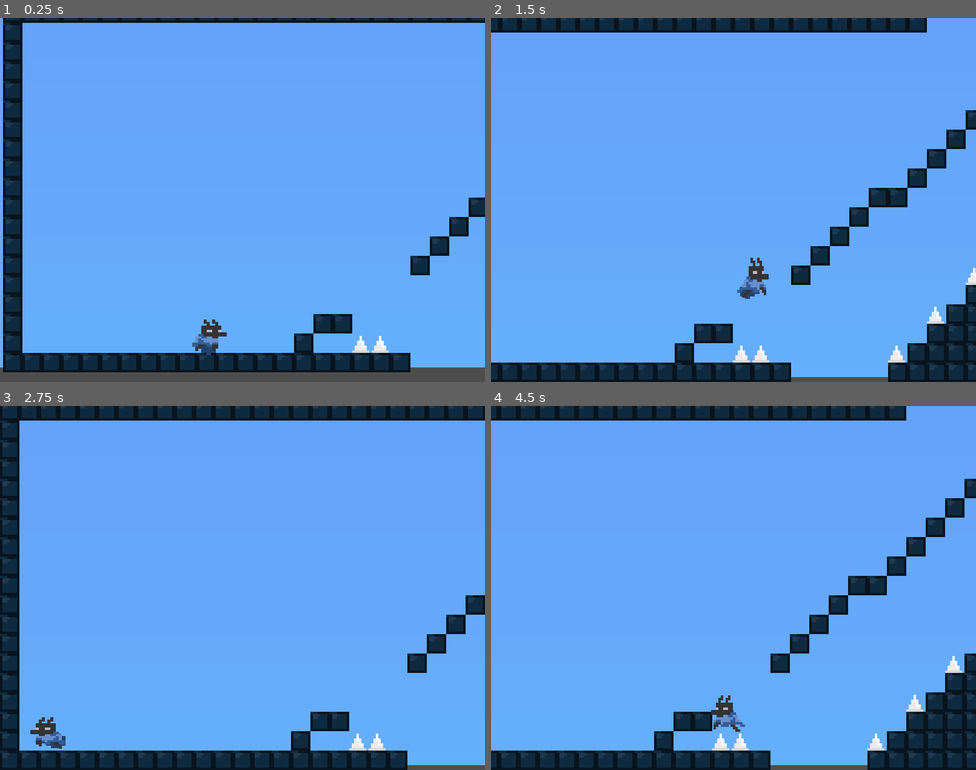
Above: before the commit, frames 1-4 (two rows, left to right).
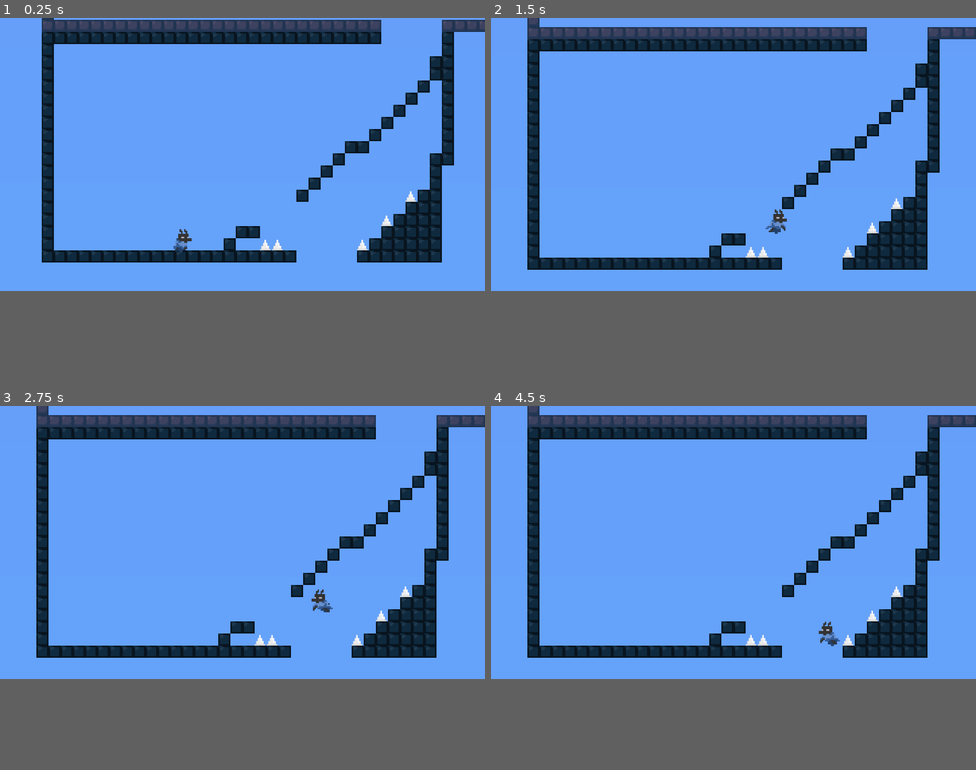
Above: after the commit, the same moments.

Repository: leafcabral/leafs-arcade
Game: Godot game, scene res://main/game_root.tscn
Two runs of this game, one before a commit and one after it. Both use one fixed random seed, a clock stepped at 60 frames per second and the inputs below.
Inputs:
- Up to frame 1 (0.25 s): no input
- Up to frame 2 (1.5 s): hold Right (move_right) from 0.53 s (still down); tap Down (crouch) at 0.6 s; tap Space (jump) at 0.77, 0.8, 1.07, 1.35 s
- Up to frame 3 (2.75 s): tap Space (jump) at 1.52, 1.82, 2.3 s; tap Down (crouch) at 1.55 s; release Right (move_right) at 2.03 s; hold Left (move_left) from 2.03 s (still down); tap Z (climb) at 2.1 s
- Up to frame 4 (4.5 s): release Left (move_left) at 2.78 s; hold Right (move_right) 2.78-4.28 s; tap Down (crouch) at 2.85, 3.6 s; tap Space (jump) at 3.02, 3.32, 3.77, 3.8, 4.07, 4.35 s; hold Left (move_left) from 4.28 s (still down)
In our replay, the window is 800x600 before the commit and 800x450 after it. These sizes can differ from the game's own. Grey fills any space a smaller window leaves; there, only what the larger window draws over its background counts as a difference.

The runs differ from the first frame. In frame 1, 26% of the frame differs, in the area x 0-100%, y 0-100%; in frame 2, 25%; in frame 3, 26%; in frame 4, 26%.

Commit message:
feat(tower_of_lmao): make game 16:9 with SubViewport
Remove scale on map and player.

Fix player size to be one tile.

Diff:
--- a/5-tower-of-lmao/entities/player/player.tscn
+++ b/5-tower-of-lmao/entities/player/player.tscn
@@ -198,10 +198,10 @@
 }]
 
 [sub_resource type="RectangleShape2D" id="RectangleShape2D_symyc"]
-size = Vector2(40, 48)
+size = Vector2(8, 12)
 
 [sub_resource type="RectangleShape2D" id="RectangleShape2D_bectd"]
-size = Vector2(40, 40)
+size = Vector2(8, 10)
 
 [node name="Player" type="CharacterBody2D"]
 material = SubResource("ShaderMaterial_a1qjk")
@@ -211,8 +211,7 @@
 
 [node name="ClothTrailComponent" type="Line2D" parent="."]
 use_parent_material = true
-position = Vector2(3, 4)
-points = PackedVector2Array(0, 0, 0, 4, 0, 8, 0, 12, 0, 16)
+points = PackedVector2Array(0, 0, 0, 1, 0, 2, 0, 3, 0, 4)
 width = 0.0
 width_curve = SubResource("Curve_8fjmc")
 default_color = Color(0.14117648, 0.25490198, 0.41960785, 1)
@@ -220,17 +219,15 @@
 end_cap_mode = 2
 script = ExtResource("6_8fjmc")
 num_of_points = 5
-point_spacing = 2.0
+point_spacing = 0.5
 strech_scale = 2.0
 damping_scale = 0.3
 gravity_strength = 0.5
 sprite = SubResource("GradientTexture2D_qiwj3")
-sprite_scale = Vector2(4, 4)
 metadata/_custom_type_script = "uid://ddtv83v7vkf2v"
 
 [node name="Sprites" type="AnimatedSprite2D" parent="."]
 use_parent_material = true
-scale = Vector2(4, 4)
 sprite_frames = SubResource("SpriteFrames_a1qjk")
 animation = &"crouch"
 offset = Vector2(0, -2)
@@ -239,34 +236,37 @@
 shape = SubResource("RectangleShape2D_symyc")
 
 [node name="CrouchCollisionBox" type="CollisionShape2D" parent="."]
-position = Vector2(0, 4)
+position = Vector2(0, 1)
 shape = SubResource("RectangleShape2D_bectd")
 disabled = true
 debug_color = Color(0.70196074, 0, 0.22620443, 0.41960785)
 
 [node name="PlatformerMovement2D" type="Node2D" parent="."]
 script = ExtResource("3_sglur")
-max_speed = 400.0
-jump_height = 128.0
-time_to_peak = 0.4
+max_speed = 128.0
+jump_height = 32.0
+terminal_falling_velocity = 1024.0
+crouching_speed_scale = 0.3
 crouch_jump_scale = 1.5
 metadata/_custom_type_script = "uid://4s62gvwpjvxj"
 
 [node name="CornerCorrectionComponent" type="Node2D" parent="."]
-position = Vector2(0, -24)
+position = Vector2(0, -4)
 script = ExtResource("7_qiwj3")
-amount = 8.0
-length = 14.0
-distance_between = 40.0
+amount = 2.0
+length = 5.0
+distance_between = 8.0
 metadata/_custom_type_script = "uid://fmpoq8my4dhh"
 
 [node name="WallMovementComponent" type="RayCast2D" parent="." node_paths=PackedStringArray("movement_controller")]
-position = Vector2(0, -8)
-target_position = Vector2(28, 0)
+position = Vector2(0, -2)
+target_position = Vector2(7, 0)
 collision_mask = 10
 script = ExtResource("10_wvtmh")
 input_move_down = &"crouch"
-length = 28.0
+wall_jump_horizontal_force = 64.0
+length = 7.0
+max_speed = 64.0
 idle_stamina_consumption = 25.0
 movement_controller = NodePath("../PlatformerMovement2D")
 metadata/_custom_type_script = "uid://fppk6w8fmj2k"
--- a/5-tower-of-lmao/main/game_root.tscn
+++ b/5-tower-of-lmao/main/game_root.tscn
@@ -6,24 +6,38 @@
 
 [node name="GameRoot" type="Node"]
 
-[node name="World" type="Node" parent="."]
+[node name="SubViewportContainer" type="SubViewportContainer" parent="."]
+anchors_preset = 15
+anchor_right = 1.0
+anchor_bottom = 1.0
+grow_horizontal = 2
+grow_vertical = 2
+
+[node name="SubViewport" type="SubViewport" parent="SubViewportContainer"]
+handle_input_locally = false
+canvas_item_default_texture_filter = 0
+size = Vector2i(1280, 720)
+render_target_update_mode = 4
+
+[node name="World" type="Node" parent="SubViewportContainer/SubViewport"]
 script = ExtResource("1_sd42p")
 
-[node name="Tower" parent="World" instance=ExtResource("3_d3btu")]
+[node name="Tower" parent="SubViewportContainer/SubViewport/World" instance=ExtResource("3_d3btu")]
 
-[node name="Player" parent="World" instance=ExtResource("2_mf5tn")]
-position = Vector2(336, 507)
+[node name="Player" parent="SubViewportContainer/SubViewport/World" instance=ExtResource("2_mf5tn")]
+position = Vector2(92, 138)
 metadata/_edit_group_ = true
 
-[node name="CameraFollow" type="Camera2D" parent="World/Player"]
+[node name="CameraFollow" type="Camera2D" parent="SubViewportContainer/SubViewport/World/Player"]
+zoom = Vector2(4, 4)
 limit_smoothed = true
 position_smoothing_enabled = true
 position_smoothing_speed = 10.0
 drag_left_margin = 0.1
 drag_right_margin = 0.1
 
-[node name="SpawnPoint" type="Marker2D" parent="World"]
-position = Vector2(336, 507)
+[node name="SpawnPoint" type="Marker2D" parent="SubViewportContainer/SubViewport/World"]
+position = Vector2(92, 138)
 
-[connection signal="player_exited_screen" from="World/Tower" to="World" method="_on_tower_player_exited_screen"]
-[connection signal="died" from="World/Player" to="World" method="_on_player_died"]
+[connection signal="player_exited_screen" from="SubViewportContainer/SubViewport/World/Tower" to="SubViewportContainer/SubViewport/World" method="_on_tower_player_exited_screen"]
+[connection signal="died" from="SubViewportContainer/SubViewport/World/Player" to="SubViewportContainer/SubViewport/World" method="_on_player_died"]
--- a/5-tower-of-lmao/map/tower.tscn
+++ b/5-tower-of-lmao/map/tower.tscn
@@ -35,7 +35,6 @@
 size = Vector2(45.25, 43.75)
 
 [node name="Tower" type="Node2D"]
-scale = Vector2(4, 4)
 script = ExtResource("1_dpu0t")
 
 [node name="Background" type="CanvasLayer" parent="."]
--- a/5-tower-of-lmao/project.godot
+++ b/5-tower-of-lmao/project.godot
@@ -18,8 +18,8 @@
 
 [display]
 
-window/size/viewport_width=800
-window/size/viewport_height=600
+window/size/viewport_width=1280
+window/size/viewport_height=720
 window/stretch/mode="viewport"
 window/stretch/scale_mode="integer"
 
